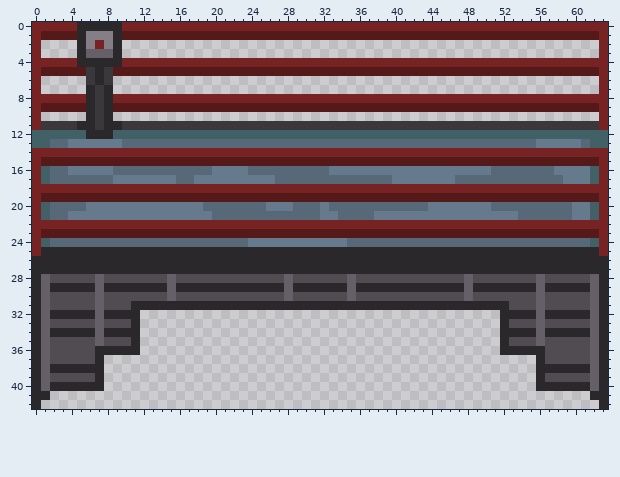
Edited in one commit: pixel-art file (toxic-terror-gamejam/Assets/Objects/lift.aseprite). Above is the file before it was changed.
64x43 pixels, 1 frame.
After the commit:
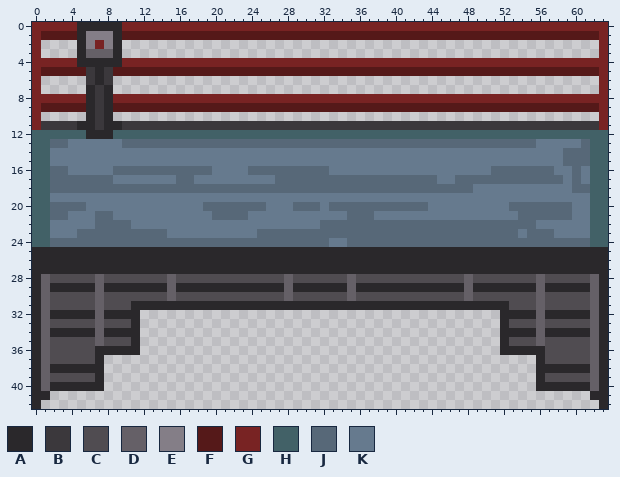
Palette (. is transparent): A #2a282b  B #3b383c  C #504c51  D #656067  E #847e87  F #551919  G #782323  H #426167  J #576878  K #667a8e
From old to new:
The edit turns colour G into colour A in row 25 at x 0 and 63.
The edit turns colour F into colour H in row 15 at x 1 and 62; in row 19 at x 1 and 62; in row 23 at x 1 and 62.
The edit turns colour G into colour H in row 14 at x 0 to 1 and 62 to 63; in rows 15 to 17 at x 0 and 63; in row 18 at x 0 to 1 and 62 to 63; in rows 19 to 21 at x 0 and 63; in row 22 at x 0 to 1 and 62 to 63; in rows 23 to 24 at x 0 and 63.
The edit turns colour F into colour J in row 15 at x 59 to 61; in row 23 at x 5 to 14, 25 to 53 and 55 to 57.
The edit turns colour G into colour J in row 14 at x 59 to 61; in row 18 at x 2 to 48 and 60 to 61; in row 22 at x 7 to 10 and 32 to 55.
The edit turns colour K into colour J in row 16 at x 60; in row 17 at x 40 to 44 and 60; in row 21 at x 7 to 8; in row 24 at x 24 to 32.
The edit turns colour F into colour K in row 15 at x 2 to 58; in row 19 at x 2 to 61; in row 23 at x 2 to 4, 15 to 24, 54 and 58 to 61.
The edit turns colour G into colour K in row 14 at x 2 to 58; in row 18 at x 49 to 59; in row 22 at x 2 to 6, 11 to 31 and 56 to 61.
The edit turns colour J into colour K in row 20 at x 51 to 52; in row 21 at x 24 to 31 and 34.
